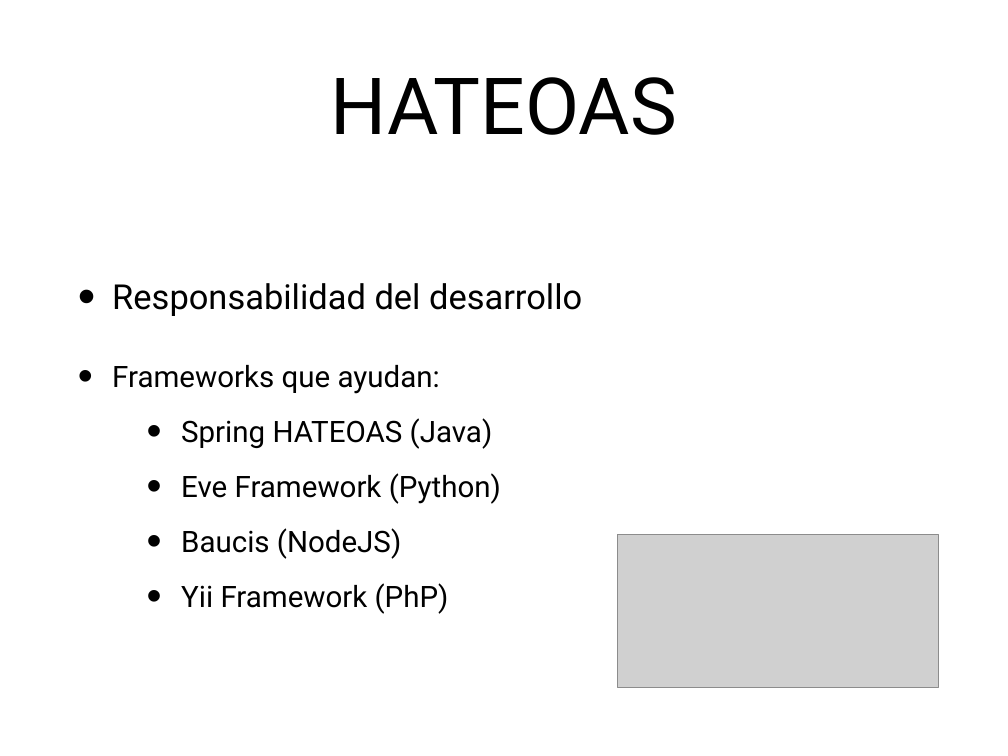
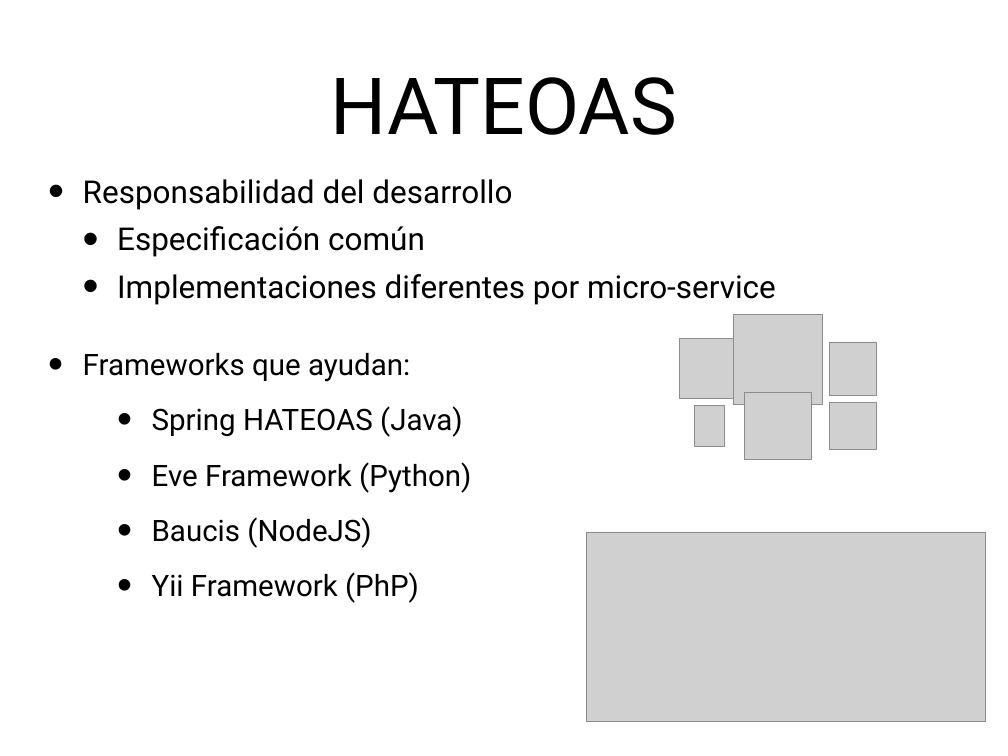
Before and after one commit to Guillaume-Mayer/micropoc, a slide deck: slide 6 of pres.pptx. Drawn at 1008x756 pixels with LibreOffice and Linux fonts; fonts in the diff are those of the drawing; grey boxes stand for pictures. Boxes give left, top, right and bottom in pixels: in the first picture for what was removed or moved away, otherwise in the second. Text is boxed around its words. In the diff, an @@ line names an element or a change of style, - is before the commit and + after.

```diff
--- a/pres.pptx
+++ b/pres.pptx
@@ text "Responsabilidad del desarrollo": place and size @@
-text "Responsabilidad del desarrollo" at (112, 283, 582, 614)
+text "Responsabilidad del desarrollo" at (83, 179, 776, 603)
@@ text at (83, 179, 512, 210): size 35 to 32 pt in "Responsabilidad del desarrollo" @@
@@ text at (117, 226, 776, 305): paragraphs added @@
+  • Especificación común
+  • Implementaciones diferentes por micro-service
@@ picture added at (733, 315, 823, 405) @@
@@ picture added at (680, 339, 739, 398) @@
@@ picture added at (829, 342, 876, 396) @@
@@ picture added at (695, 406, 724, 447) @@
@@ picture added at (744, 393, 812, 460) @@
@@ picture added at (829, 403, 876, 449) @@
@@ picture: place and size @@
-picture at (617, 534, 939, 687)
+picture at (587, 532, 985, 722)
```
Also in this commit, not shown: 4 other slides changed, 3 slides added, 2 slides removed.
